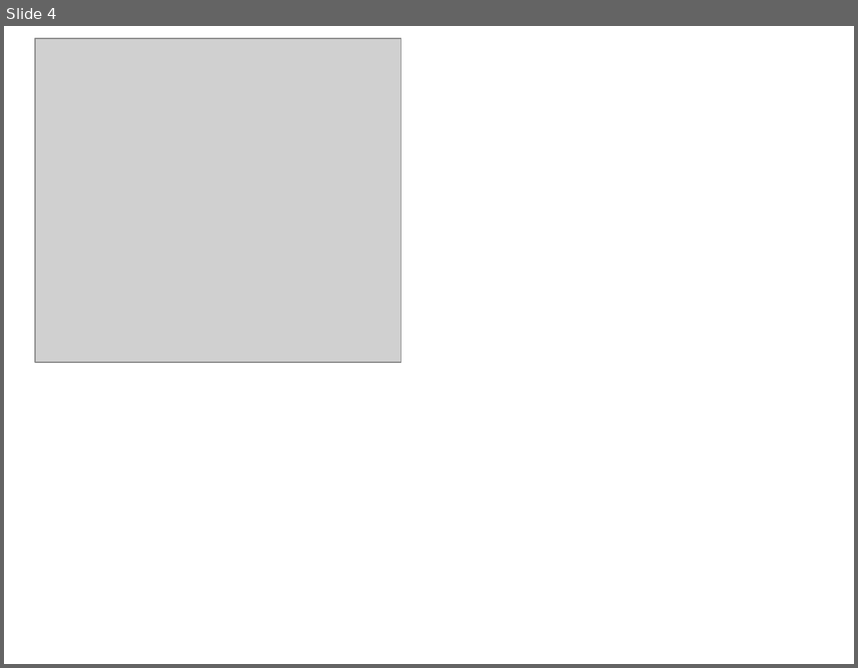
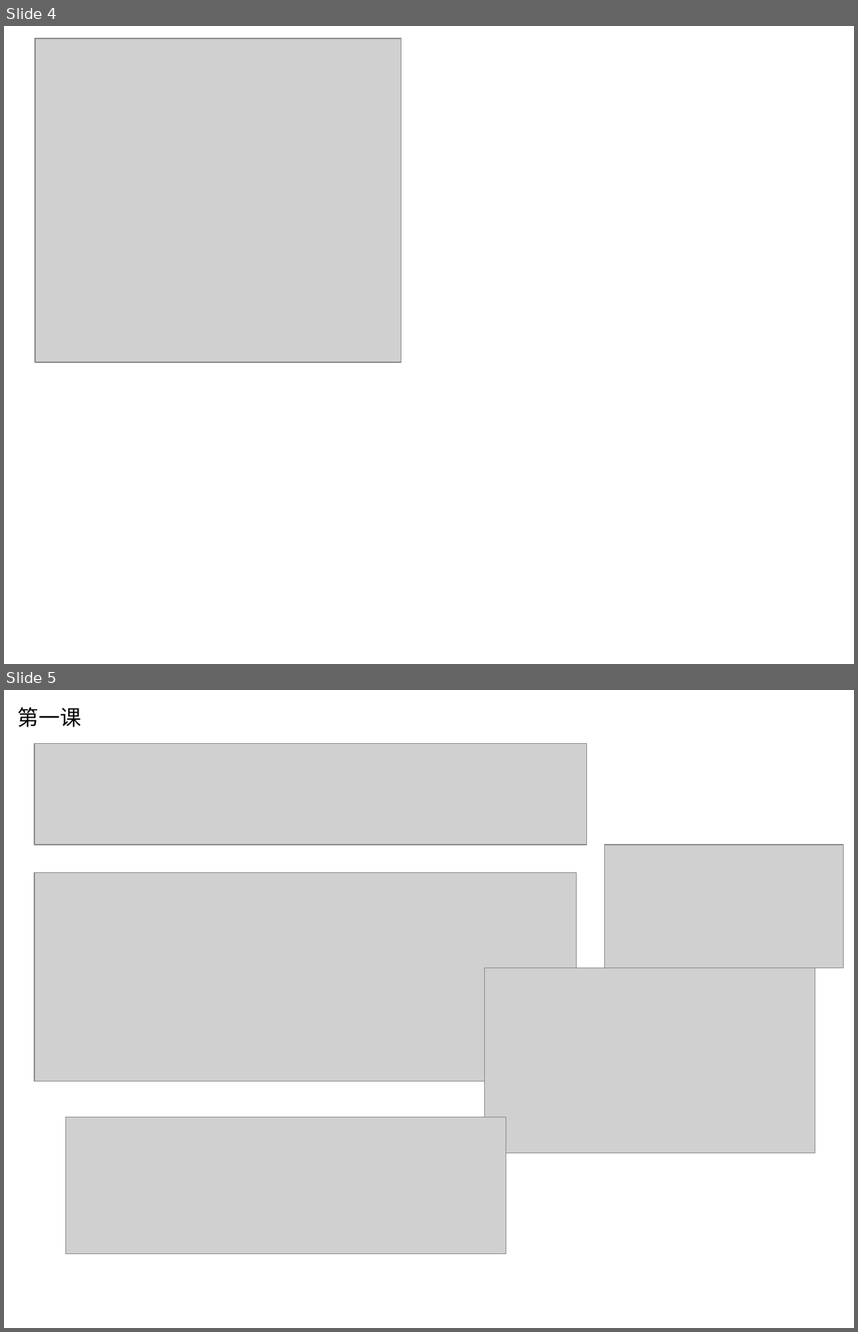
Before and after one commit to jellier/teachkidspython, a slide deck: Python入门课0.pptx. Shown one above the other, each under a label of ours: slide 4 before the commit, slides 4 and 5 after it. The pictures are 858x668 and 858x1332 pixels, drawn with LibreOffice and Linux fonts; fonts in the diff are those of the drawing; grey boxes stand for pictures. Boxes give left, top, right and bottom in pixels: in the first picture for what was removed or moved away, otherwise in the second. Text is boxed around its words. In the diff, an @@ line names an element or a change of style, - is before the commit and + after.

```diff
--- a/Python入门课0.pptx
+++ b/Python入门课0.pptx
@@ slide 5 added at bbox=[4, 690, 854, 1328], background #FFFFFF @@
@@ text added at bbox=[18, 707, 81, 727], 18 pt, text #000000 @@
+第一课
@@ picture added at bbox=[34, 744, 587, 845] @@
@@ picture added at bbox=[604, 845, 843, 968] @@
@@ picture added at bbox=[34, 873, 577, 1081] @@
@@ picture added at bbox=[484, 968, 815, 1152] @@
@@ picture added at bbox=[66, 1116, 506, 1254] @@
```
Also in this commit, not shown: 5 other slides added, 3 other files.
